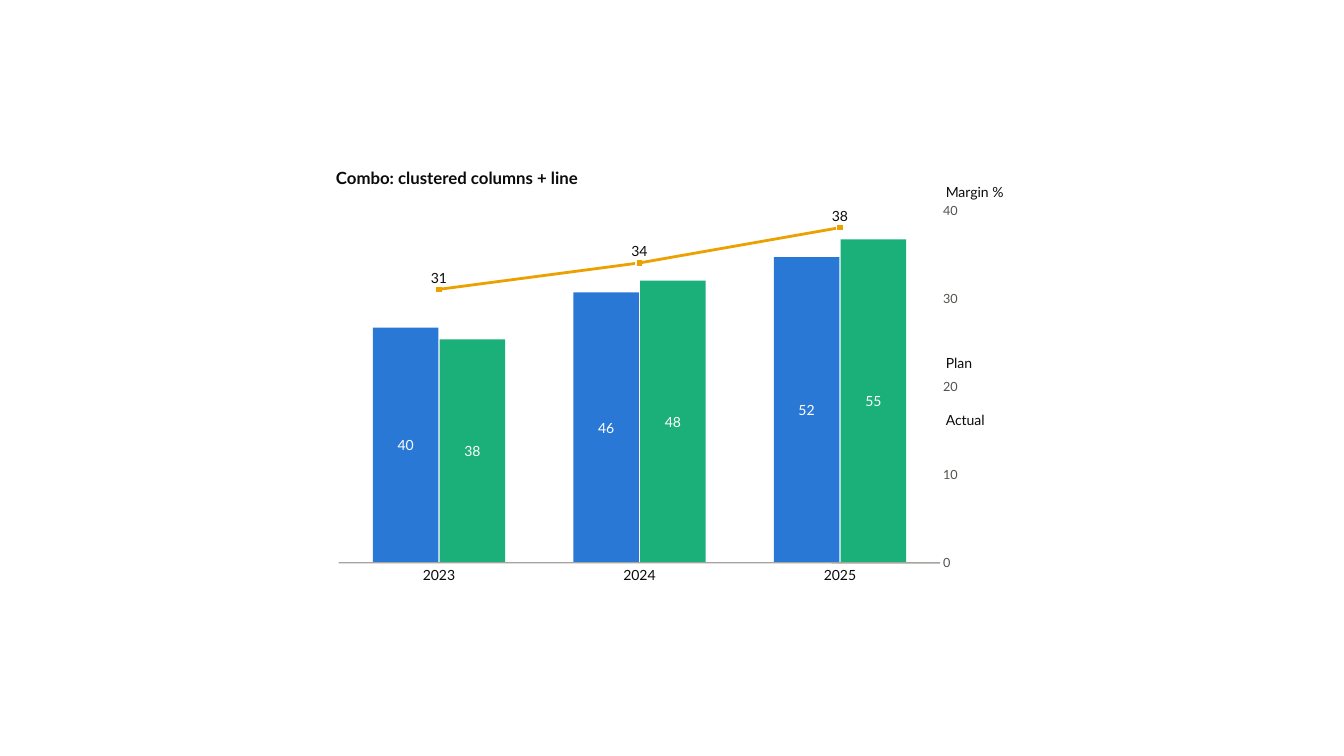
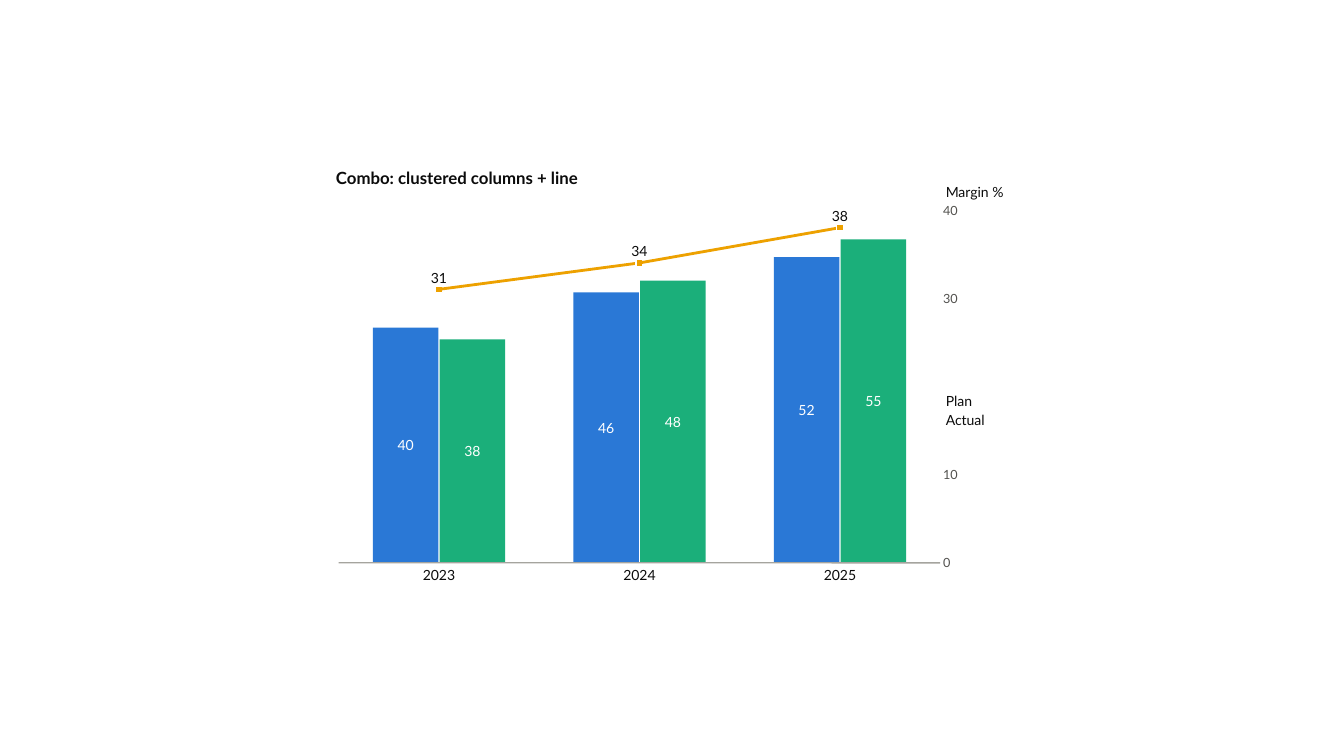
Before and after one commit to dannbleeker/PowerChart, a slide deck: slide 56 of examples/showcase.pptx. Drawn at 1344x756 pixels with LibreOffice and Linux fonts; fonts in the diff are those of the drawing. Boxes give left, top, right and bottom in pixels: in the first picture for what was removed or moved away, otherwise in the second. Text is boxed around its words. In the diff, an @@ line names an element or a change of style, - is before the commit and + after.

```diff
--- a/examples/showcase.pptx
+++ b/examples/showcase.pptx
@@ text removed at box(943, 382, 958, 391) @@
-20
@@ text "Plan": place and size @@
-text "Plan" at box(946, 357, 972, 368)
+text "Plan" at box(946, 395, 972, 406)
```
Also in this commit, not shown: 3 other slides changed, 1 other file.
